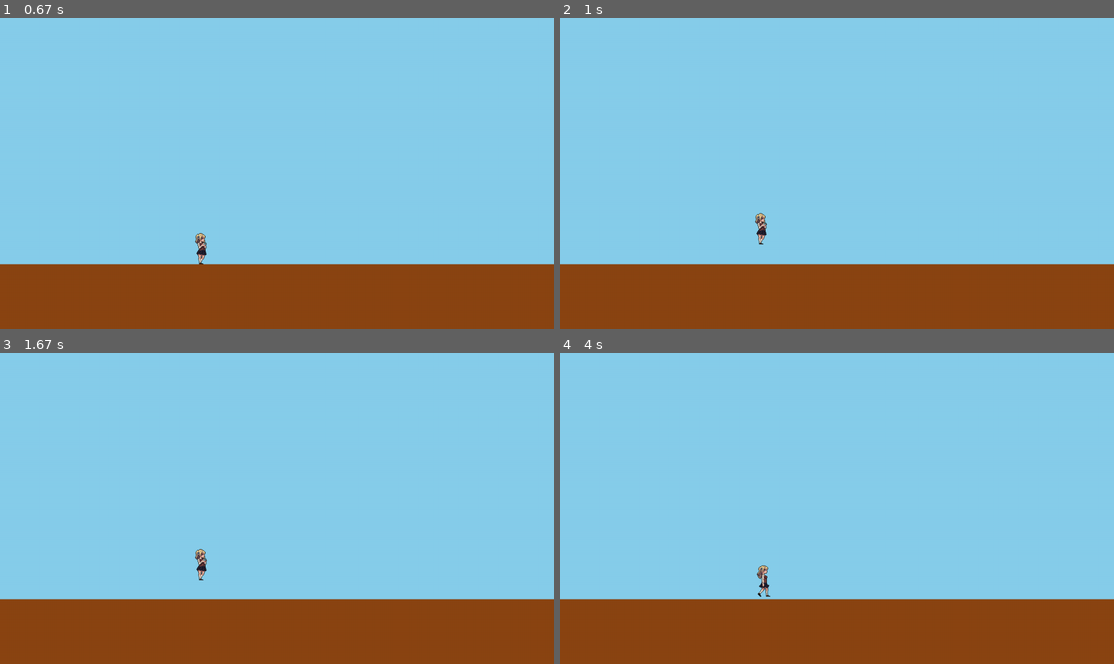
Above: before the commit, frames 1-4 (two rows, left to right).
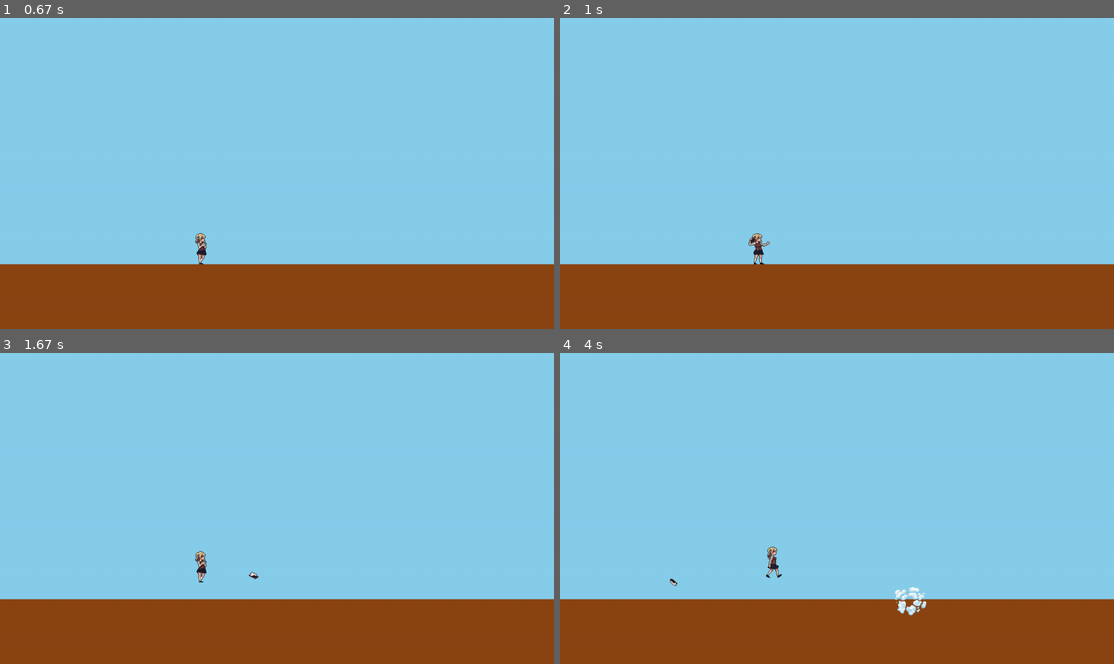
Above: after the commit, the same moments.

Repository: Mazzotti1/simple-pygame
Game: pygame game, started from main.py
Same seed, same stepped clock (60 frames per second), same inputs: the game is played once before the commit and once after it.
Inputs:
- Up to frame 1 (0.67 s): click "Iniciar" at 0.38 s
- Up to frame 2 (1 s): tap Space at 0.67 s
- Up to frame 3 (1.67 s): hold W from 1.5 s (still down); tap Space at 1.57 s
- Up to frame 4 (4 s): tap Space at 1.87, 2.07, 2.37, 2.57, 2.87, 3.57, 3.97 s; release W at 1.97 s; hold D 2-2.47 s; hold A 2.5-3.03 s; hold W 3.5-3.87 s; hold D from 3.9 s (still down)

Frame 1 is identical in both runs. In frame 2, 0.3% of the frame differs, in the area x 34-38%, y 62-80%; in frame 3, 0.2%; in frame 4, 0.6%, in the area x 19-67%, y 62-85%.

Commit message:
attack finishing with puff effect

Diff:
--- /dev/null
+++ b/book_projectile.py
@@ -0,0 +1,44 @@
+import pygame
+from entity import Entity
+import math
+
+class BookProjectile(Entity):
+    def __init__(self, x, y, direction, speed=200, width=64, height=64):
+        super().__init__(x, y, width, height)
+        self.direction = direction
+        self.speed = speed
+        self.frames = BookProjectile.load_spritesheet("Book.png", width, height)
+        self.frame_index = 0
+        self.animation_timer = 0
+        self.frame_duration = 0.1
+        self.current_frame = self.frames[0]
+        self.active = True
+        self.original_y = y
+
+    def update(self, dt):
+        self.rect.x += self.speed * dt * self.direction
+        self.rect.y = self.original_y + math.sin(pygame.time.get_ticks() * 0.01) * 5
+
+        self.animation_timer += dt
+        if self.animation_timer >= self.frame_duration:
+            self.animation_timer = 0
+            self.frame_index += 1
+
+            if self.frame_index >= len(self.frames):
+                self.active = False
+            else:
+                self.current_frame = self.frames[self.frame_index]
+
+
+    def draw(self, screen):
+        frame = pygame.transform.flip(self.current_frame, self.direction == -1, False)
+        frame = pygame.transform.scale(frame, (self.rect.width, self.rect.height))
+        screen.blit(frame, self.rect.topleft)
+
+    @staticmethod
+    def load_spritesheet(path, width, height):
+        image = pygame.image.load(path).convert_alpha()
+        frames = []
+        for i in range(image.get_width() // width):
+            frames.append(image.subsurface((i * width, 0, width, height)))
+        return frames
--- a/main.py
+++ b/main.py
@@ -2,7 +2,7 @@
 import sys
 from button import Button
 from player import Player
-
+from puff_effect import PuffEffect
 
 class App:
     def __init__(self):
@@ -19,6 +19,7 @@
         self.player = None
         self.enemy = None
         self.ground_rect = None
+        self.puffs = []
 
         exit_rect = pygame.Rect(680, 335, 130, 50)
         self.exit_btn = Button(
@@ -89,10 +90,28 @@
 
             if self.current_scene == "game":
                 keys = pygame.key.get_pressed()
+                self.draw_scene(dt)
                 if self.player:
                   self.player.handle_input(keys, dt)
-                self.draw_scene(dt)
 
+                  for book in self.player.projectiles[:]:
+                        book.update(dt)
+                        book.draw(self.screen)
+
+                        if not book.active:
+                            puff = PuffEffect(book.rect.centerx - 16, book.rect.centery - 16)
+                            self.puffs.append(puff)
+                            self.player.projectiles.remove(book)
+                        elif book.rect.x < 0 or book.rect.x > self.screen.get_width():
+                            self.player.projectiles.remove(book)
+
+                for puff in self.puffs[:]:
+                    puff.update(dt)
+                    puff.draw(self.screen)
+                    if puff.finished:
+                        self.puffs.remove(puff)
+
+            pygame.time.Clock().tick(60)
             pygame.display.flip()
 
         pygame.quit()
--- a/player.py
+++ b/player.py
@@ -1,14 +1,17 @@
 import pygame
 from entity import Entity
+from book_projectile import BookProjectile
 
 class Player(Entity):
     def __init__(self, x, y, width=64, height=64):
         super().__init__(x, y, width, height)
         self.speed = 200
         self.direction = 0
+        self.attacking = False
 
         self.idle_frames = Player.load_spritesheet("Idle.png", width, height)
         self.walk_frames = Player.load_spritesheet("Walk.png", width, height)
+        self.throw_book_frames = Player.load_spritesheet("Attack.png", width, height)
         self.current_frames = self.idle_frames
 
         self.frame_index = 0
@@ -16,6 +19,7 @@
         self.frame_duration = 0.1
 
         self.current_frame = self.current_frames[0]
+        self.projectiles = []
 
     def update(self, ground_rect, dt):
         self.apply_gravity(dt)
@@ -23,6 +27,26 @@
         self.update_animation(dt)
 
     def update_animation(self, dt):
+        self.animation_timer += dt
+
+        if self.attacking:
+            if self.animation_timer >= self.frame_duration:
+                self.animation_timer = 0
+                self.frame_index += 1
+
+                if self.frame_index >= len(self.throw_book_frames):
+                    self.attacking = False
+                    self.current_frames = self.idle_frames
+                    self.frame_index = 0
+
+                    book_x = self.rect.right if self.direction >= 0 else self.rect.left - self.rect.width
+                    book_y = self.rect.centery
+                    book = BookProjectile(book_x, book_y, self.direction or 1)
+                    self.projectiles.append(book)
+                else:
+                    self.current_frame = self.throw_book_frames[self.frame_index]
+            return
+
         new_frames = self.walk_frames if self.direction != 0 else self.idle_frames
 
         if self.current_frames != new_frames:
@@ -30,7 +54,6 @@
             self.frame_index = 0
             self.animation_timer = 0
 
-        self.animation_timer += dt
         if self.animation_timer >= self.frame_duration:
             self.animation_timer = 0
             self.frame_index = (self.frame_index + 1) % len(self.current_frames)
@@ -46,6 +69,9 @@
         screen.blit(frame, self.rect.topleft)
 
     def handle_input(self, keys, dt):
+        if self.attacking:
+                return
+
         self.direction = 0
         if keys[pygame.K_a]:
             self.rect.x -= self.speed * dt
@@ -54,9 +80,19 @@
             self.rect.x += self.speed * dt
             self.direction = 1
 
-        if (keys[pygame.K_SPACE] or keys[pygame.K_w]) and self.on_ground:
+        if (keys[pygame.K_w]) and self.on_ground:
             self.velocity_y = -400
             self.on_ground = False
+
+        if keys[pygame.K_SPACE] and not self.attacking:
+            if self.on_ground == False:
+                return
+
+            self.attacking = True
+            self.frame_index = 0
+            self.animation_timer = 0
+            self.current_frames = self.throw_book_frames
+
 
     @staticmethod
     def load_spritesheet(path, frame_width, frame_height):
--- /dev/null
+++ b/puff_effect.py
@@ -0,0 +1,35 @@
+import pygame
+
+class PuffEffect:
+    def __init__(self, x, y, width=32, height=32):
+        self.frames = PuffEffect.load_spritesheet("Puff.png", frame_count=4)
+        self.frame_index = 0
+        self.animation_timer = 0
+        self.frame_duration = 0.05
+        self.rect = pygame.Rect(x, y, width, height)
+        self.finished = False
+
+    def update(self, dt):
+        self.animation_timer += dt
+        if self.animation_timer >= self.frame_duration:
+            self.animation_timer = 0
+            self.frame_index += 1
+            if self.frame_index >= len(self.frames):
+                self.finished = True
+
+    def draw(self, screen):
+        if not self.finished:
+            frame = self.frames[self.frame_index]
+            screen.blit(frame, self.rect.topleft)
+
+    @staticmethod
+    def load_spritesheet(path, frame_count=4):
+        image = pygame.image.load(path).convert_alpha()
+        frame_width = image.get_width() // frame_count
+        frame_height = image.get_height()
+
+        frames = []
+        for i in range(frame_count):
+            rect = pygame.Rect(i * frame_width, 0, frame_width, frame_height)
+            frames.append(image.subsurface(rect))
+        return frames
Binary file added: Book.png
Binary file added: Puff.png
